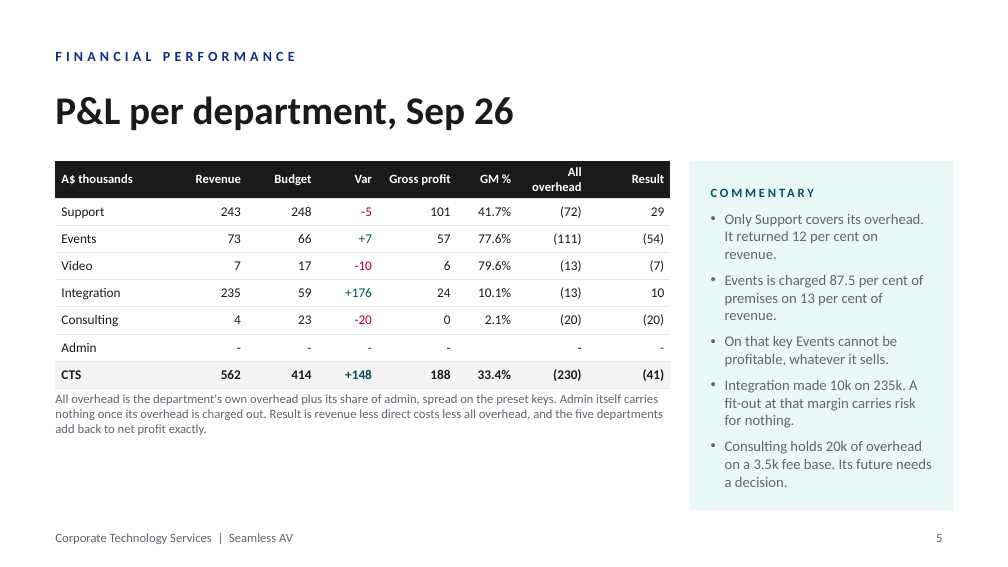
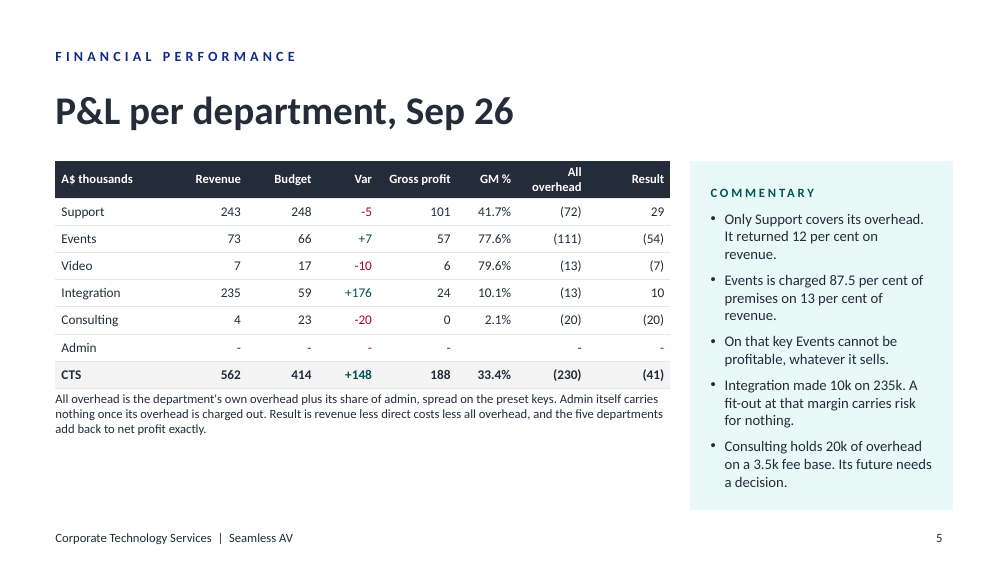
Before and after one commit to WesleyNelson-O33/Claude, a slide deck: slide 5 of deck/CTS Monthly Business Review - September 2026.pptx. Drawn at 1008x567 pixels with LibreOffice and Linux fonts; fonts in the diff are those of the drawing; background and template pictures are left out. Boxes give left, top, right and bottom in pixels: in the first picture for what was removed or moved away, otherwise in the second. Text is boxed around its words. In the diff, an @@ line names an element or a change of style, - is before the commit and + after.

```diff
--- a/deck/CTS Monthly Business Review - September 2026.pptx
+++ b/deck/CTS Monthly Business Review - September 2026.pptx
@@ title "P&L per department, Sep 26" at bbox=[55, 96, 514, 130]: text colour #1A1A1A to #242C39 @@
@@ table at bbox=[55, 161, 670, 385] @@
@@ fill #1A1A1A to #242C39 in row 1 @@
@@ text colour #1A1A1A to #242C39 in "Support", "243", "248", "101" and 43 more places @@
@@ text colour #5F6670 to #242C39 in 4 elements at bbox=[55, 394, 663, 435], bbox=[725, 213, 932, 487], bbox=[936, 534, 942, 542], bbox=[55, 533, 293, 544] @@
```
Also in this commit, not shown: 17 other slides changed, 1 other file.
